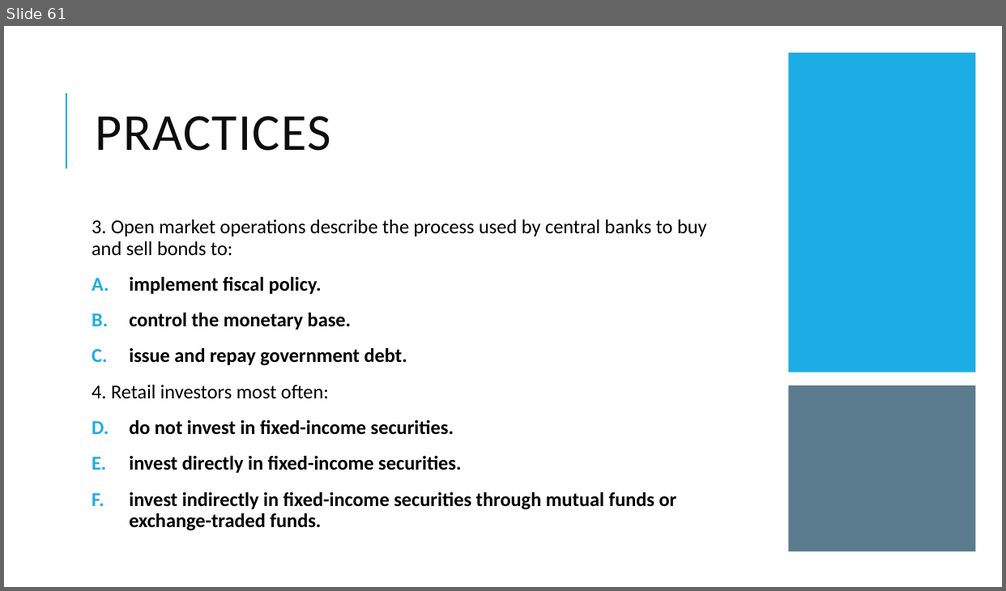
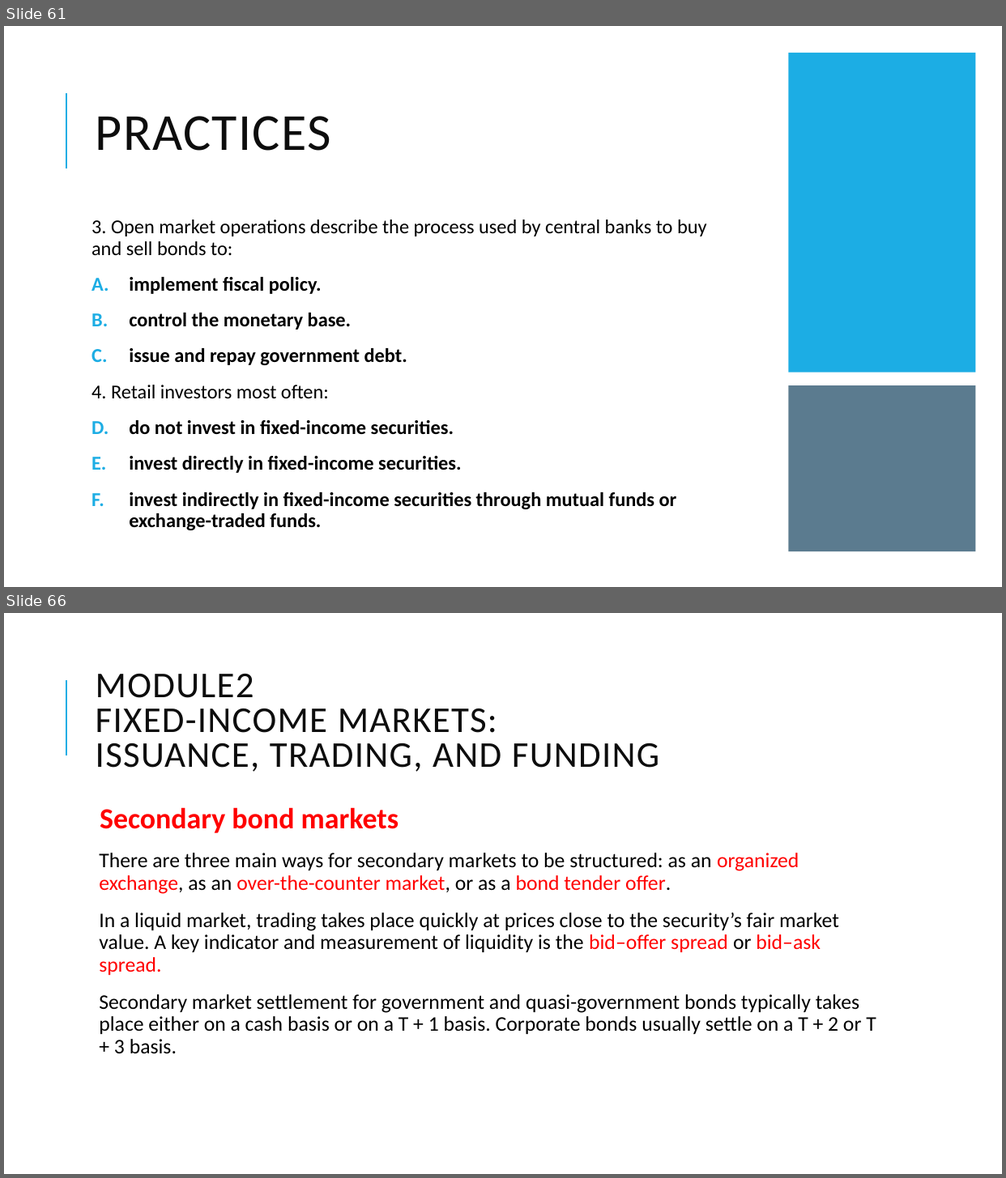
Before and after one commit to Isco0530/data, a slide deck: Fixed Income.pptx. Shown one above the other, each under a label of ours: slide 61 before the commit, slides 61 and 66 after it; the slides between them are not shown. The pictures are 1006x591 and 1006x1178 pixels, drawn with LibreOffice and Linux fonts; fonts in the diff are those of the drawing. Boxes give left, top, right and bottom in pixels: in the first picture for what was removed or moved away, otherwise in the second. Text is boxed around its words. In the diff, an @@ line names an element or a change of style, - is before the commit and + after.

```diff
--- a/Fixed Income.pptx
+++ b/Fixed Income.pptx
@@ slide 66 added at [4,613,1002,1174], background #FFFFFF; not listed: 1 template element that a slide beside it also shows @@
@@ title added at [96,674,659,772], 35 pt, text #0D0D0D @@
+MODULE2
+FIXED-INCOME MARKETS:
+ISSUANCE, TRADING, AND FUNDING
@@ text added at [99,807,876,1054], 20 pt, text #000000 @@
+  Secondary bond markets
+  There are three main ways for secondary markets to be structured: as an organized exchange, as an over-the-counter market, or as a bond tender offer.
+  In a liquid market, trading takes place quickly at prices close to the security’s fair market value. A key indicator and measurement of liquidity is the bid–offer spread or bid–ask spread.
+  Secondary market settlement for government and quasi-government bonds typically takes place either on a cash basis or on a T + 1 basis. Corporate bonds usually settle on a T + 2 or T + 3 basis.
```
Also in this commit, not shown: 3 slides changed, 2 other slides added.
